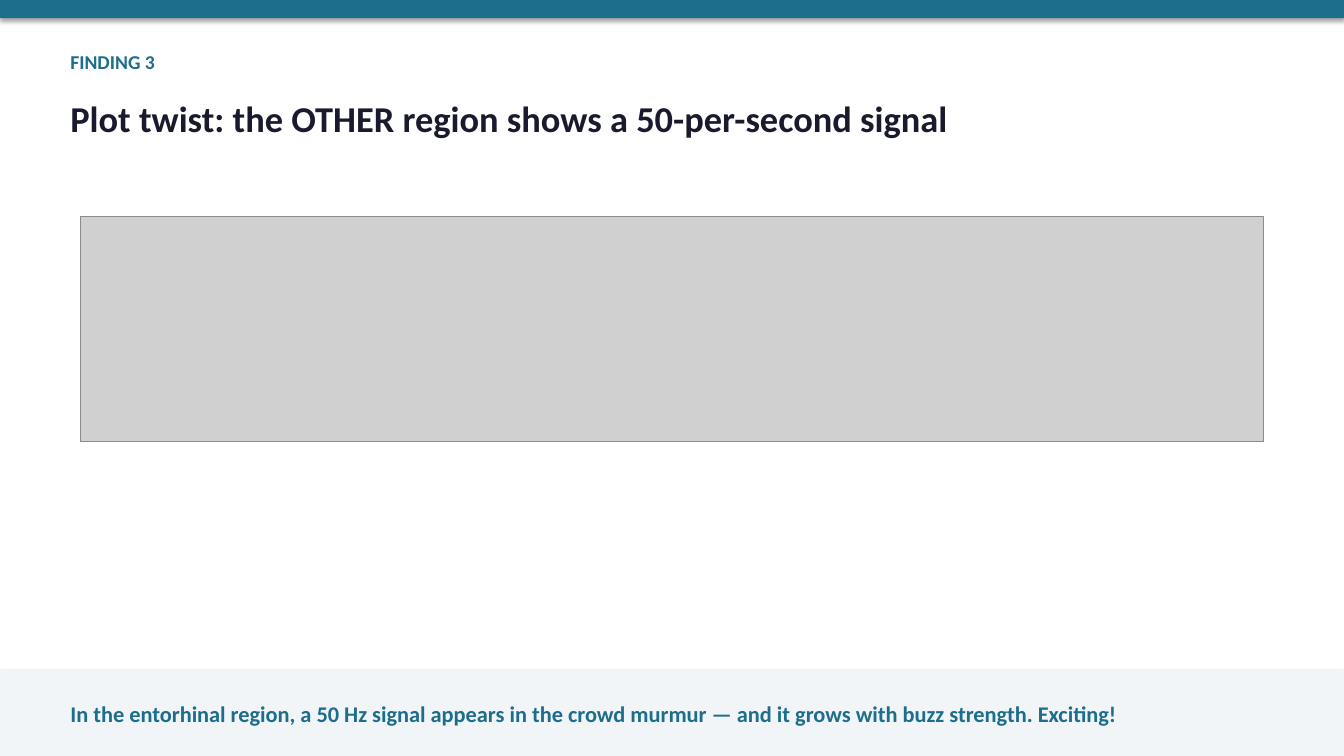
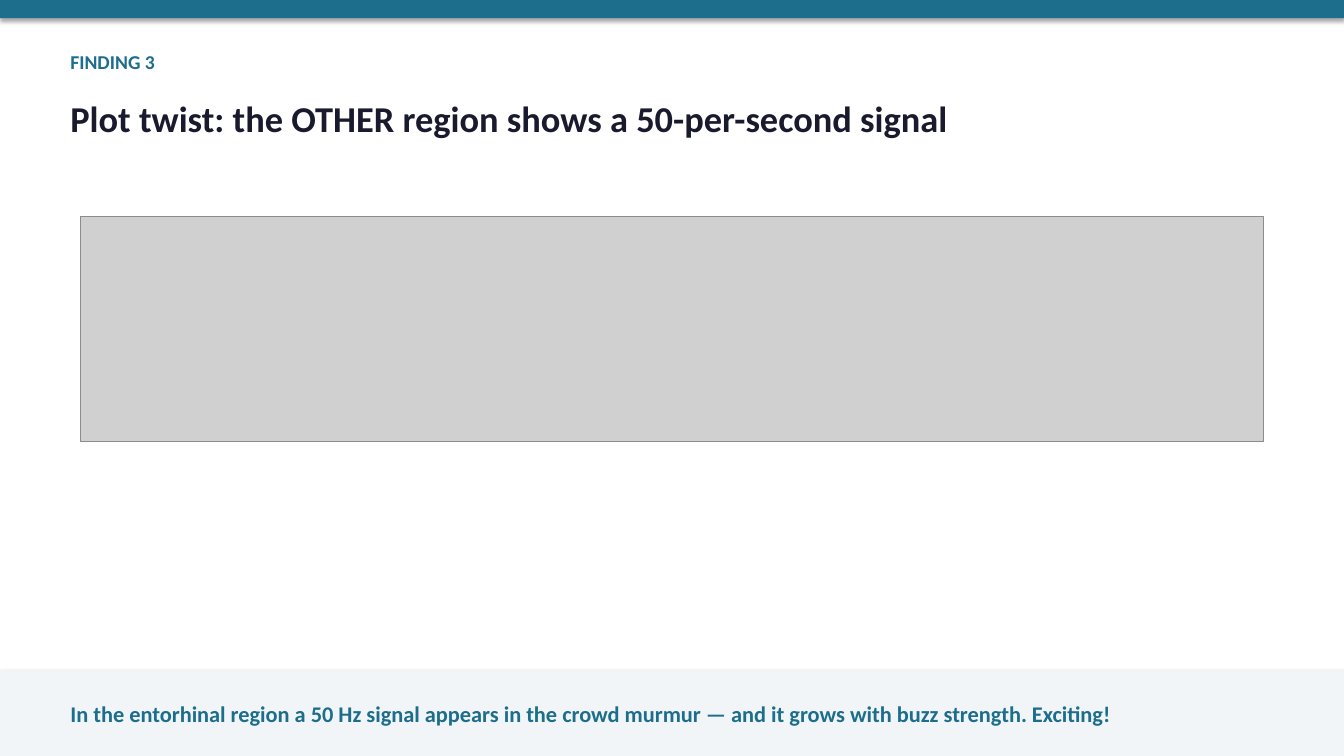
Before and after one commit to wehabit/hpaticmousebuzsakilab, a slide deck: slide 13 of presentation/haptic_brain_talk.pptx. Drawn at 1344x756 pixels with LibreOffice and Linux fonts; fonts in the diff are those of the drawing; grey boxes stand for pictures. Boxes give left, top, right and bottom in pixels: in the first picture for what was removed or moved away, otherwise in the second. Text is boxed around its words. In the diff, an @@ line names an element or a change of style, - is before the commit and + after.

```diff
--- a/presentation/haptic_brain_talk.pptx
+++ b/presentation/haptic_brain_talk.pptx
@@ text at (70, 706, 1110, 726): text changed @@
-In the entorhinal region, a 50 Hz signal appears in the crowd murmur — and it grows with buzz strength. Exciting!
+In the entorhinal region a 50 Hz signal appears in the crowd murmur — and it grows with buzz strength. Exciting!
```
Also in this commit, not shown: 7 other slides changed, 3 other files.
